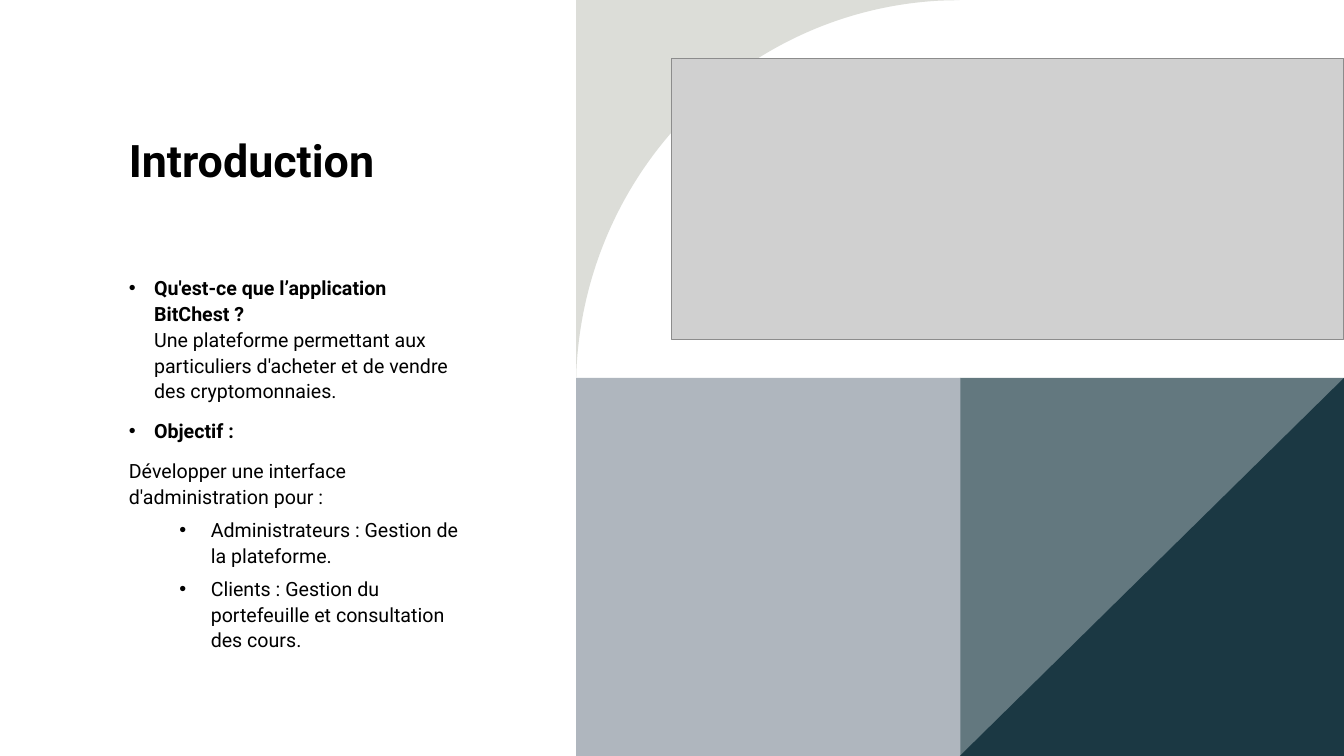
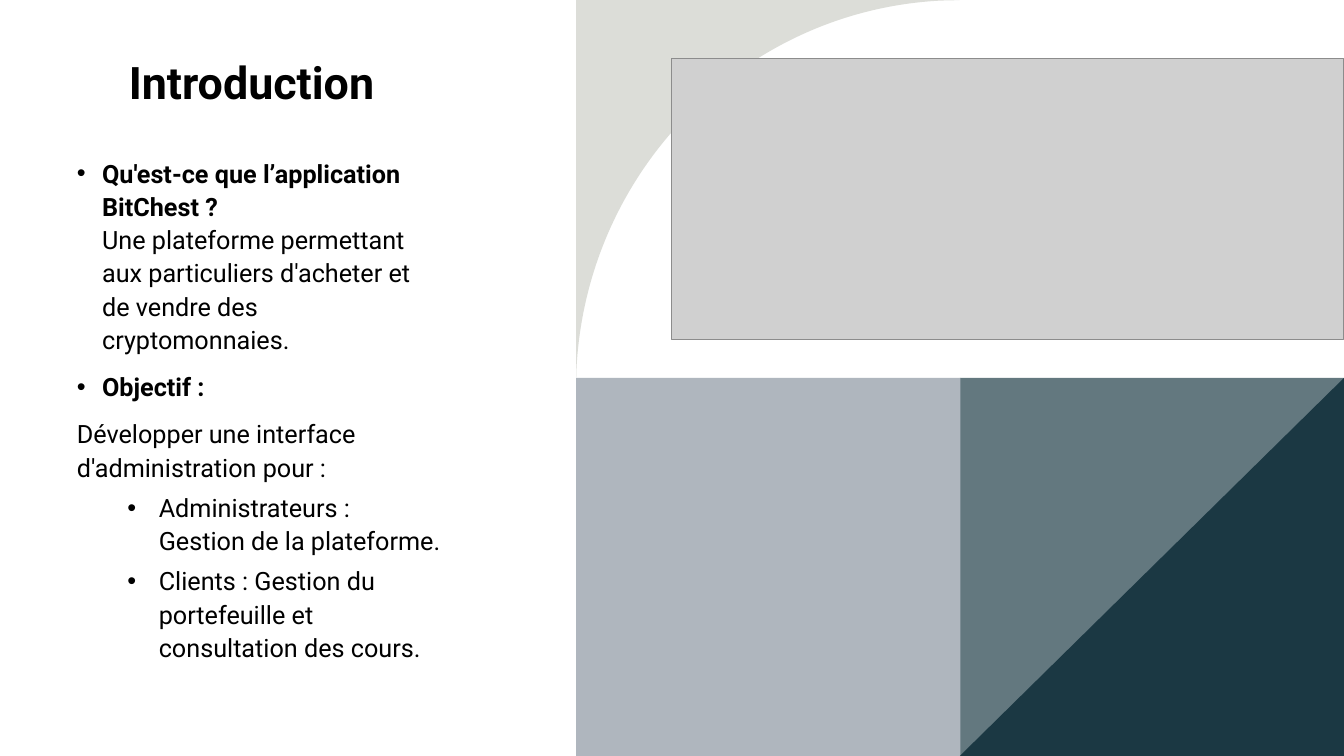
Before and after one commit to FlorentGATTI/projet-finale_bitchest, a slide deck: slide 2 of Bitchest_slides.pptx. Drawn at 1344x756 pixels with LibreOffice and Linux fonts; fonts in the diff are those of the drawing; grey boxes stand for pictures. Boxes give left, top, right and bottom in pixels: in the first picture for what was removed or moved away, otherwise in the second. Text is boxed around its words. In the diff, an @@ line names an element or a change of style, - is before the commit and + after.

```diff
--- a/Bitchest_slides.pptx
+++ b/Bitchest_slides.pptx
@@ title "Introduction": place and size @@
-title "Introduction" at <box>129,143,374,178</box>
+title "Introduction" at <box>129,65,374,100</box>
@@ text "Qu'est-ce que l’application BitChest ? ...": place and size @@
-text "Qu'est-ce que l’application BitChest ? ..." at <box>129,280,458,648</box>
+text "Qu'est-ce que l’application BitChest ? ..." at <box>77,164,440,658</box>
@@ text "Qu'est-ce que l’application BitChest ? ..." at <box>77,164,440,658</box>: size 14 to 18 pt @@
```
Also in this commit, not shown: 6 other slides changed, 24 other files.
